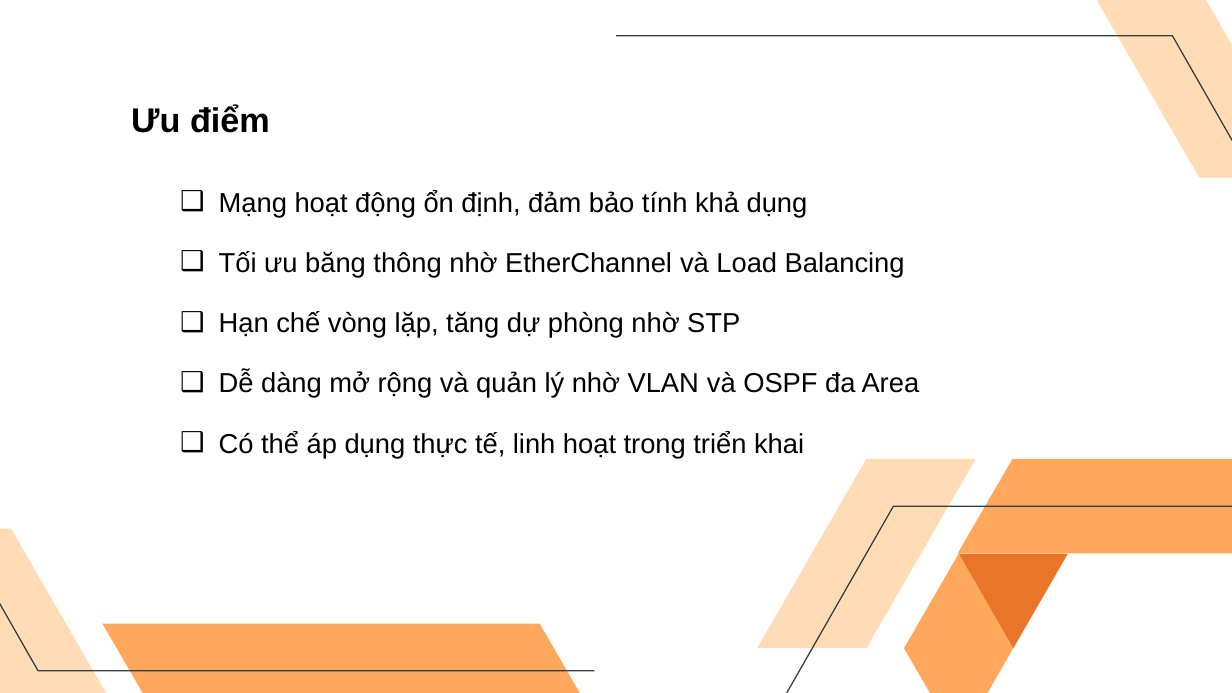
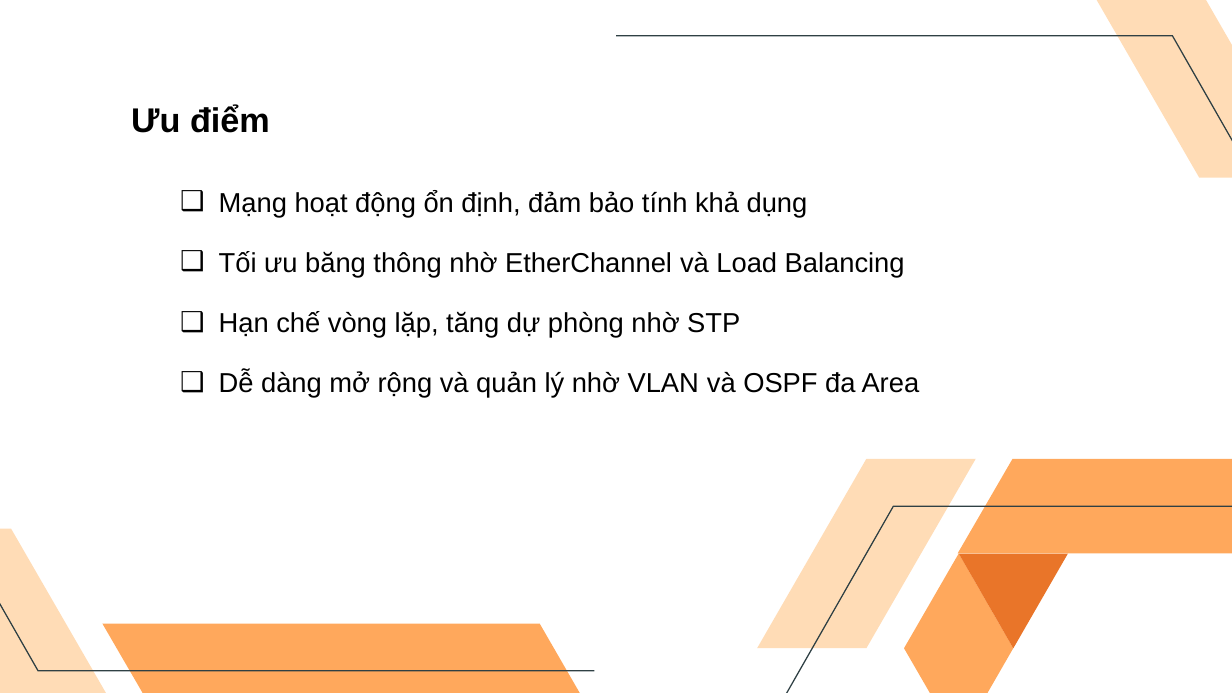
Before and after one commit to TrangThanhHieu/tn-da21ttb-110121023-trangthanhhieu-xaydungmohinhmangwanbaomattoiuuhieusuat-cpt, a slide deck: slide 28 of docs/110121023_TrangThanhHieu_Da21TTB.pptx. Drawn at 1232x693 pixels with LibreOffice and Linux fonts; fonts in the diff are those of the drawing. Boxes give left, top, right and bottom in pixels: in the first picture for what was removed or moved away, otherwise in the second. Text is boxed around its words. In the diff, an @@ line names an element or a change of style, - is before the commit and + after.

```diff
--- a/docs/110121023_TrangThanhHieu_Da21TTB.pptx
+++ b/docs/110121023_TrangThanhHieu_Da21TTB.pptx
@@ text at [219,431,804,458]: paragraph removed @@
-❑ Có thể áp dụng thực tế, linh hoạt trong triển khai
```
Also in this commit, not shown: 8 other slides changed, 3 other files.
